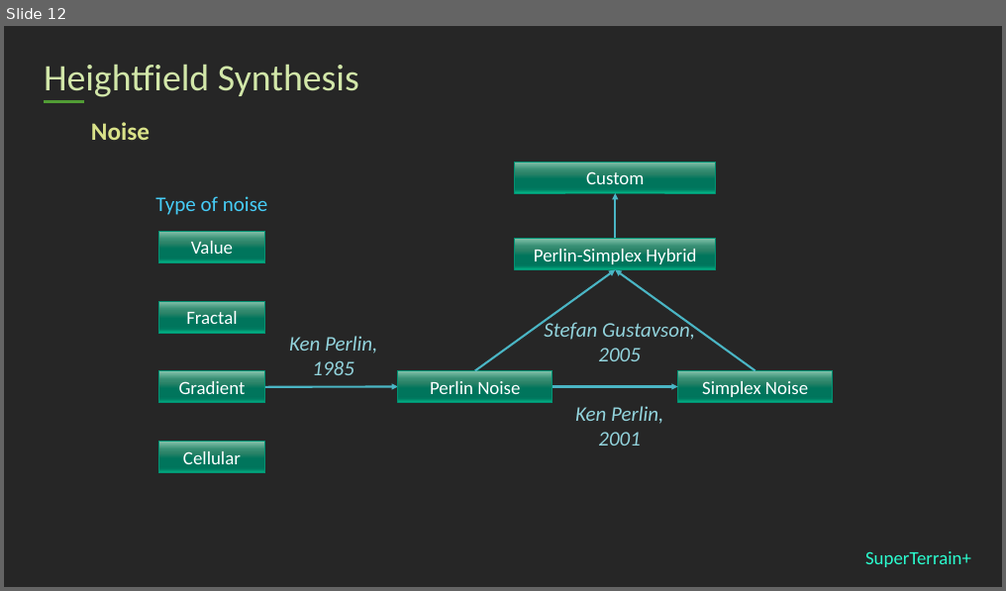
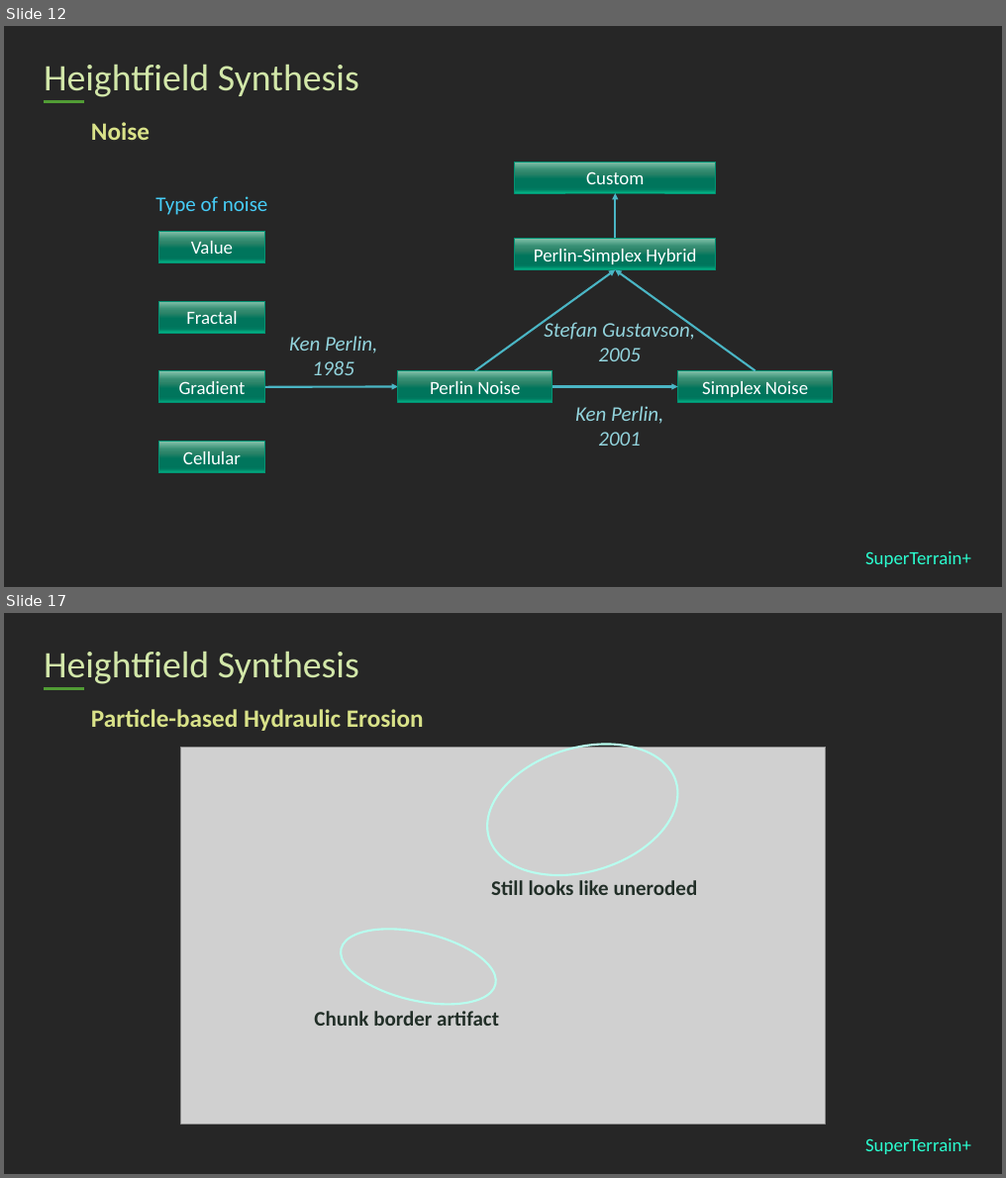
Before and after one commit to stephen-hqxu/superterrainplus, a slide deck: Report/Presentation/stephen-presentation.pptx. Shown one above the other, each under a label of ours: slide 12 before the commit, slides 12 and 17 after it; the slides between them are not shown. The pictures are 1006x591 and 1006x1178 pixels, drawn with LibreOffice and Linux fonts; fonts in the diff are those of the drawing; grey boxes stand for pictures. Boxes give left, top, right and bottom in pixels: in the first picture for what was removed or moved away, otherwise in the second. Text is boxed around its words. In the diff, an @@ line names an element or a change of style, - is before the commit and + after.

```diff
--- a/Report/Presentation/stephen-presentation.pptx
+++ b/Report/Presentation/stephen-presentation.pptx
@@ slide 17 added at bbox=[4, 613, 1002, 1174], background #262626; not listed: 2 template elements that a slide beside it also shows @@
@@ title added at bbox=[44, 651, 359, 684], 36 pt, text #D2E7A9 @@
+Heightfield Synthesis
@@ text added at bbox=[91, 709, 424, 731], 24 pt, text #D9E289, bold @@
+Particle-based Hydraulic Erosion
@@ ellipse added at bbox=[471, 723, 694, 897], outline #B8FEEF 2 pt @@
@@ picture added at bbox=[180, 747, 826, 1124] @@
@@ text added at bbox=[491, 880, 698, 895], 20 pt, text #223028, bold @@
+Still looks like uneroded
@@ ellipse added at bbox=[334, 916, 504, 1018], outline #B8FEEF 2 pt @@
@@ text added at bbox=[314, 1011, 499, 1026], 20 pt, text #223028, bold @@
+Chunk border artifact
```
Also in this commit, not shown: 2 slides changed, 14 other slides added, 17 other files.
